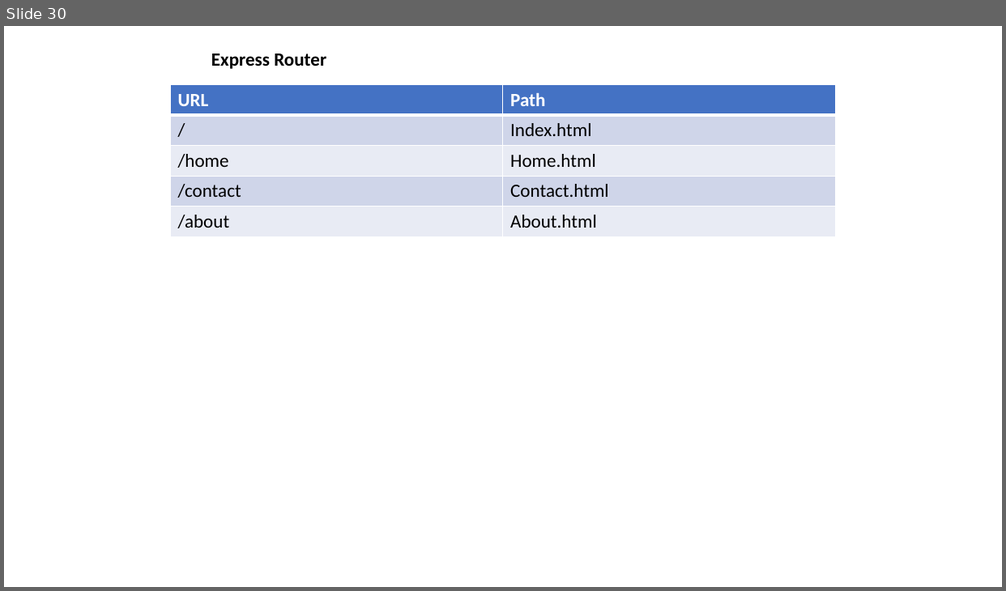
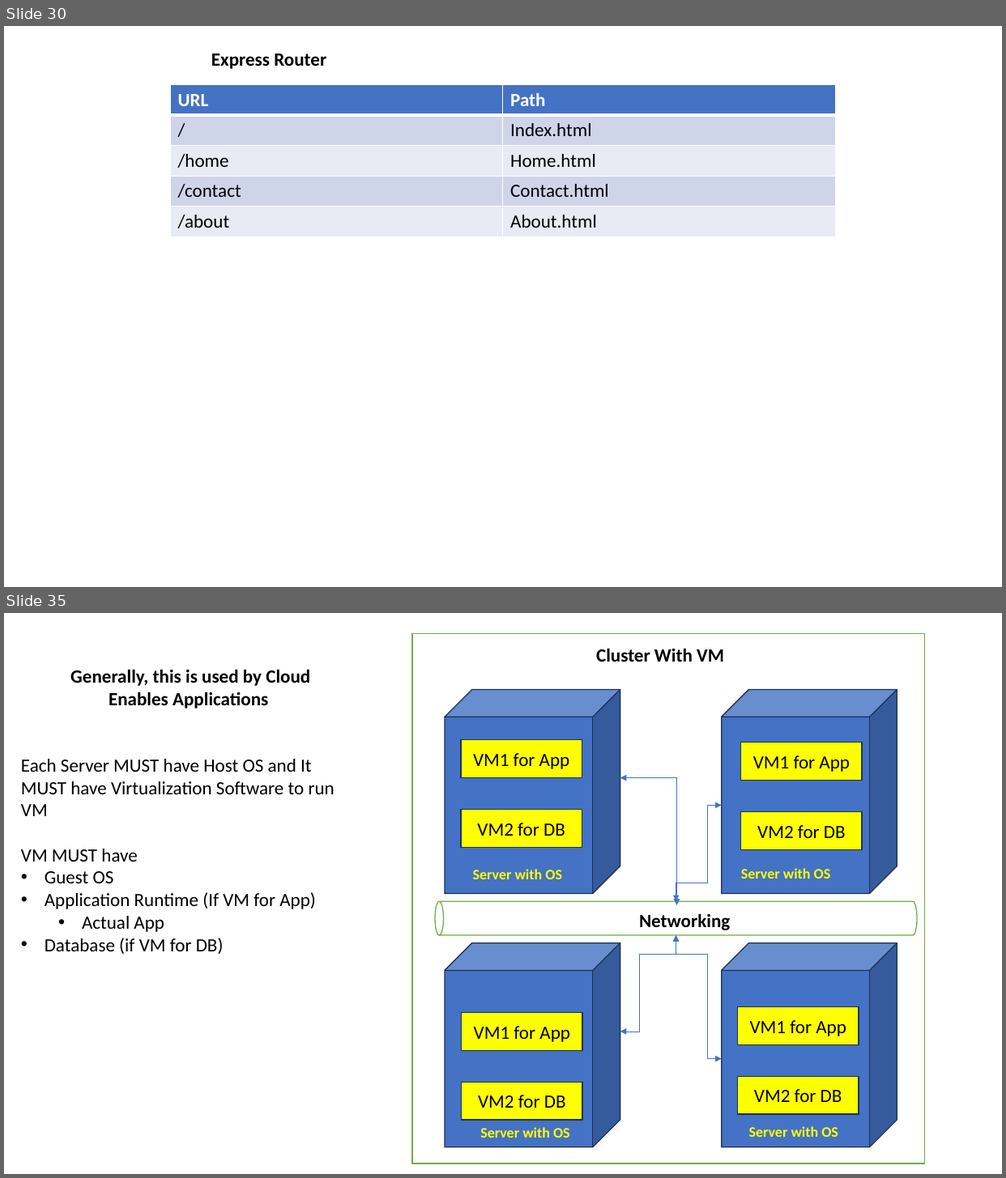
Before and after one commit to maheshsabnis/ugam, a slide deck: Training_Presentetions.pptx. Shown one above the other, each under a label of ours: slide 30 before the commit, slides 30 and 35 after it; the slides between them are not shown. The pictures are 1006x591 and 1006x1178 pixels, drawn with LibreOffice and Linux fonts; fonts in the diff are those of the drawing. Boxes give left, top, right and bottom in pixels: in the first picture for what was removed or moved away, otherwise in the second. Text is boxed around its words. In the diff, an @@ line names an element or a change of style, - is before the commit and + after.

```diff
--- a/Training_Presentetions.pptx
+++ b/Training_Presentetions.pptx
@@ slide 35 added at <box>4,613,1002,1174</box>, background #FFFFFF @@
@@ rectangle added at <box>412,634,925,1164</box>, fill #FFFFFF, outline #70AD47 1 pt @@
@@ text added at <box>596,648,724,662</box>, 18 pt, text #000000, bold @@
+Cluster With VM
@@ text added at <box>70,669,310,709</box>, 18 pt, text #000000, bold @@
+Generally, this is used by Cloud Enables Applications
@@ cube added at <box>445,689,620,894</box>, fill #4472C4, outline #1E3256 1 pt @@
@@ cube added at <box>722,689,897,894</box>, fill #4472C4, outline #1E3256 1 pt @@
@@ rectangle added at <box>461,740,582,778</box>, fill #FFFF00, outline #1E3256 1 pt, 18 pt, text #000000 @@
+VM1 for App
@@ rectangle added at <box>741,743,863,781</box>, fill #FFFF00, outline #1E3256 1 pt, 18 pt, text #000000 @@
+VM1 for App
@@ text added at <box>21,759,334,954</box>, 18 pt, text #000000 @@
+Each Server MUST have Host OS and It MUST have Virtualization Software to run VM
+VM MUST have
+• Guest OS
+• Application Runtime (If VM for App)
+  • Actual App
+• Database (if VM for DB)
@@ elbow double arrow added from (620, 777) to (677, 905), #4472C4 0.5 pt @@
@@ elbow double arrow added from (676, 901) to (722, 806), #4472C4 0.5 pt @@
@@ rectangle added at <box>461,810,582,848</box>, fill #FFFF00, outline #1E3256 1 pt, 18 pt, text #000000 @@
+VM2 for DB
@@ rectangle added at <box>741,812,863,850</box>, fill #FFFF00, outline #1E3256 1 pt, 18 pt, text #000000 @@
+VM2 for DB
@@ text added at <box>473,869,562,879</box>, 14 pt, text #FFFF00, bold @@
+Server with OS
@@ text added at <box>741,868,831,879</box>, 14 pt, text #FFFF00, bold @@
+Server with OS
@@ cylinder added at <box>435,901,917,935</box>, fill #FFFFFF, outline #70AD47 1 pt @@
@@ text added at <box>639,914,730,931</box>, 18 pt, text #000000, bold @@
+Networking
@@ cube added at <box>445,943,620,1148</box>, fill #4472C4, outline #1E3256 1 pt @@
@@ elbow double arrow added from (676, 935) to (620, 1032), #4472C4 0.5 pt @@
@@ elbow double arrow added from (676, 935) to (722, 1059), #4472C4 0.5 pt @@
@@ cube added at <box>722,943,897,1148</box>, fill #4472C4, outline #1E3256 1 pt @@
@@ rectangle added at <box>462,1013,582,1051</box>, fill #FFFF00, outline #1E3256 1 pt, 18 pt, text #000000 @@
+VM1 for App
@@ rectangle added at <box>738,1007,859,1046</box>, fill #FFFF00, outline #1E3256 1 pt, 18 pt, text #000000 @@
+VM1 for App
@@ rectangle added at <box>462,1082,582,1121</box>, fill #FFFF00, outline #1E3256 1 pt, 18 pt, text #000000 @@
+VM2 for DB
@@ rectangle added at <box>738,1076,859,1114</box>, fill #FFFF00, outline #1E3256 1 pt, 18 pt, text #000000 @@
+VM2 for DB
@@ text added at <box>480,1127,570,1138</box>, 14 pt, text #FFFF00, bold @@
+Server with OS
@@ text added at <box>749,1127,838,1137</box>, 14 pt, text #FFFF00, bold @@
+Server with OS
```
Also in this commit, not shown: 8 other slides added, 9 other files.
